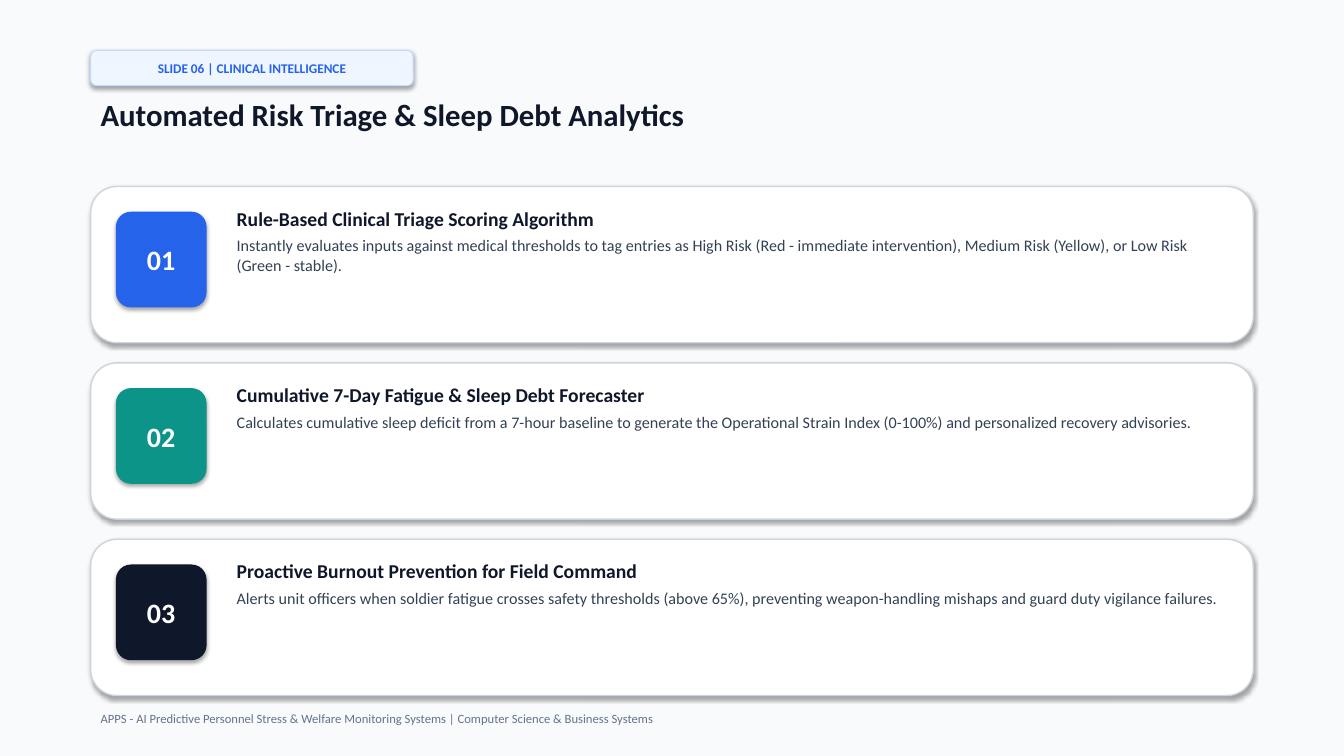
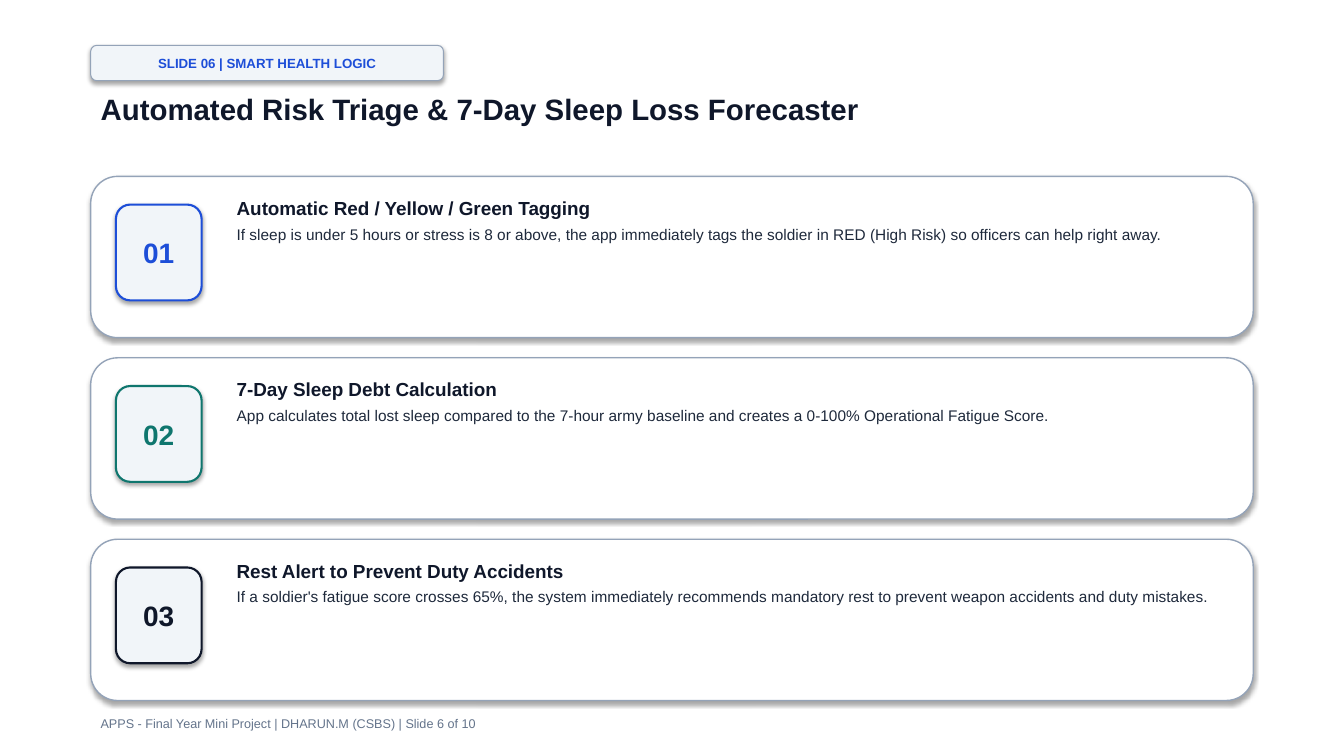
Before and after one commit to dharuntech275/APPS-, a slide deck: slide 6 of APPS_Mini_Project_Presentation.pptx. Drawn at 1344x756 pixels with LibreOffice and Linux fonts; fonts in the diff are those of the drawing. Boxes give left, top, right and bottom in pixels: in the first picture for what was removed or moved away, otherwise in the second. Text is boxed around its words. In the diff, an @@ line names an element or a change of style, - is before the commit and + after.

Commit message:
docs: update presentation with print-friendly clean white layout, simple English, and companion landscape printout PDF

```diff
--- a/APPS_Mini_Project_Presentation.pptx
+++ b/APPS_Mini_Project_Presentation.pptx
@@ rectangle at box(0, 0, 1344, 756): fill #F8FAFC to #FFFFFF @@
@@ rounded rectangle "SLIDE 06 | SMART HEALTH ...": place and size @@
-rounded rectangle "SLIDE 06 | SMART HEALTH ..." at box(91, 50, 413, 86)
+rounded rectangle "SLIDE 06 | SMART HEALTH ..." at box(91, 45, 444, 81)
@@ rounded rectangle "SLIDE 06 | SMART HEALTH ..." at box(91, 45, 444, 81): fill #EFF6FF to #F1F5F9; outline #BFDBFE 0.75 pt to #94A3B8 0.75 pt @@
@@ text in rounded rectangle at box(158, 58, 376, 68): text changed; font Calibri to Arial; text colour #2563EB to #1D4ED8 @@
-SLIDE 06 | CLINICAL INTELLIGENCE
+SLIDE 06 | SMART HEALTH LOGIC
@@ text at box(101, 98, 858, 125): text changed; size 22 to 21 pt; font Calibri to Arial @@
-Automated Risk Triage & Sleep Debt Analytics
+Automated Risk Triage & 7-Day Sleep Loss Forecaster
@@ outline #CBD5E1 1 pt to #94A3B8 1 pt in 3 elements at box(91, 358, 1253, 519), box(91, 539, 1253, 701), box(91, 176, 1253, 338) @@
@@ rounded rectangle: place and size @@
-rounded rectangle at box(91, 187, 1253, 343)
+rounded rectangle at box(91, 176, 1253, 338)
@@ rounded rectangle "01": place and size @@
-rounded rectangle "01" at box(116, 212, 207, 308)
+rounded rectangle "01" at box(116, 205, 202, 300)
@@ rounded rectangle "01" at box(116, 205, 202, 300): font Calibri to Arial, text colour #FFFFFF to #1D4ED8; fill #2563EB to #F1F5F9; outline none to #1D4ED8 1.5 pt @@
@@ text at box(237, 201, 1161, 243): text changed; size 11.5 to 11 pt; font Calibri to Arial; text colour #334155 to #1E293B @@
-Rule-Based Clinical Triage Scoring Algorithm
-Instantly evaluates inputs against medical thresholds to tag entries as High Risk (Red - immediate intervention), Medium Risk (Yellow), or Low Risk (Green - stable).
+Automatic Red / Yellow / Green Tagging
+If sleep is under 5 hours or stress is 8 or above, the app immediately tags the soldier in RED (High Risk) so officers can help right away.
@@ rounded rectangle: place and size @@
-rounded rectangle at box(91, 363, 1253, 519)
+rounded rectangle at box(91, 358, 1253, 519)
@@ rounded rectangle "02": place and size @@
-rounded rectangle "02" at box(116, 388, 207, 484)
+rounded rectangle "02" at box(116, 386, 202, 482)
@@ rounded rectangle "02" at box(116, 386, 202, 482): font Calibri to Arial, text colour #FFFFFF to #0F766E; fill #0D9488 to #F1F5F9; outline none to #0F766E 1.5 pt @@
@@ text at box(237, 382, 1049, 425): text changed; size 11.5 to 11 pt; font Calibri to Arial; text colour #334155 to #1E293B @@
-Cumulative 7-Day Fatigue & Sleep Debt Forecaster
-Calculates cumulative sleep deficit from a 7-hour baseline to generate the Operational Strain Index (0-100%) and personalized recovery advisories.
+7-Day Sleep Debt Calculation
+App calculates total lost sleep compared to the 7-hour army baseline and creates a 0-100% Operational Fatigue Score.
@@ rounded rectangle: place and size @@
-rounded rectangle at box(91, 539, 1253, 696)
+rounded rectangle at box(91, 539, 1253, 701)
@@ rounded rectangle "03": place and size @@
-rounded rectangle "03" at box(116, 565, 207, 660)
+rounded rectangle "03" at box(116, 568, 202, 663)
@@ rounded rectangle "03" at box(116, 568, 202, 663): font Calibri to Arial, text colour #FFFFFF to #0F172A; fill #0F172A to #F1F5F9; outline none to #0F172A 1.5 pt @@
@@ text at box(237, 564, 1207, 605): text changed; size 11.5 to 11 pt; font Calibri to Arial; text colour #334155 to #1E293B @@
-Proactive Burnout Prevention for Field Command
-Alerts unit officers when soldier fatigue crosses safety thresholds (above 65%), preventing weapon-handling mishaps and guard duty vigilance failures.
+Rest Alert to Prevent Duty Accidents
+If a soldier's fatigue score crosses 65%, the system immediately recommends mandatory rest to prevent weapon accidents and duty mistakes.
@@ text at box(101, 719, 476, 731): text changed; font Calibri to Arial @@
-APPS - AI Predictive Personnel Stress & Welfare Monitoring Systems | Computer Science & Business Systems
+APPS - Final Year Mini Project | DHARUN.M (CSBS) | Slide 6 of 10
```
Also in this commit, not shown: 9 other slides changed, 3 other files.
